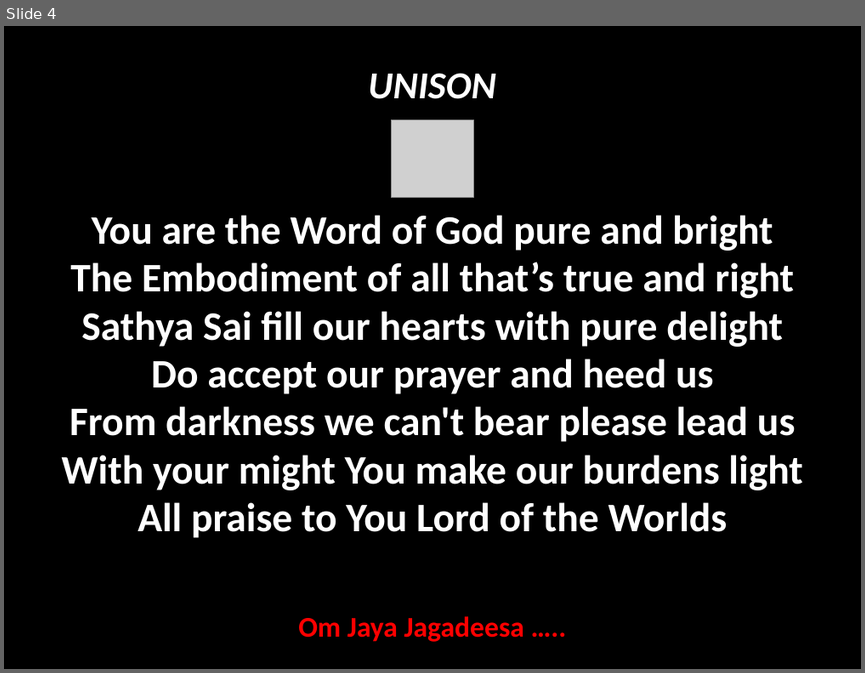
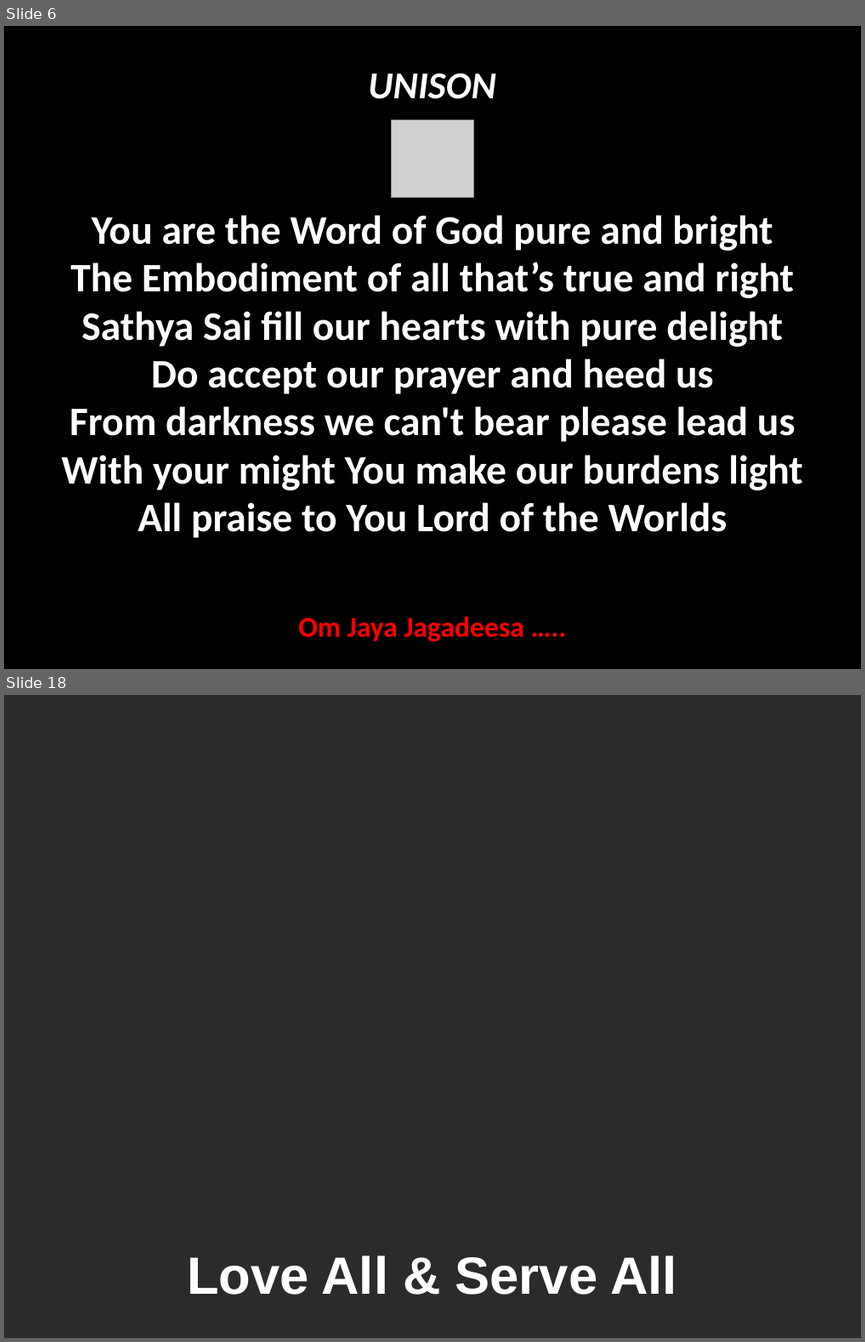
Before and after one commit to rkanadam/saibhajanmaker, a slide deck: WebContent/WEB-INF/suffix.pptx. Shown one above the other, each under a label of ours: slide 4 before the commit, slides 6 and 18 after it; the slides between them are not shown. The pictures are 865x673 and 865x1342 pixels, drawn with LibreOffice and Linux fonts; fonts in the diff are those of the drawing; grey boxes stand for pictures; background and template pictures are left out; a plain dark background stands for a picture behind light text. Boxes give left, top, right and bottom in pixels: in the first picture for what was removed or moved away, otherwise in the second. Text is boxed around its words. In the diff, an @@ line names an element or a change of style, - is before the commit and + after.

```diff
--- a/WebContent/WEB-INF/suffix.pptx
+++ b/WebContent/WEB-INF/suffix.pptx
@@ slide 18 added at (x1=4, y1=695, x2=861, y2=1338), background picture (left out) @@
@@ text added at (x1=187, y1=1255, x2=677, y2=1294), 44 pt, text #FFFFFF, bold @@
+Love All & Serve All
@@ what was slide 4 is now slide 6 @@
```
Also in this commit, not shown: 9 slides changed, 4 other slides added, 3 slides removed.
